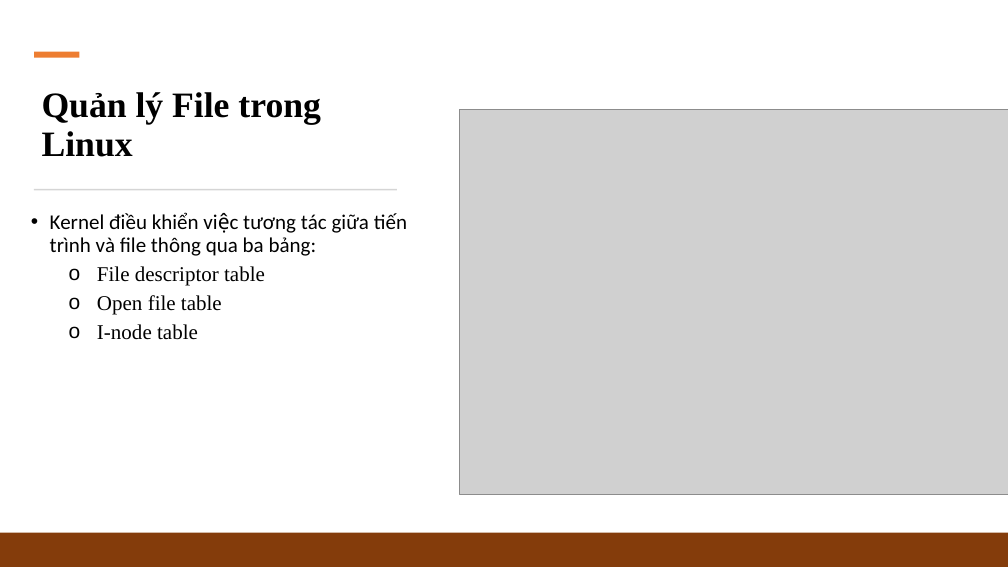
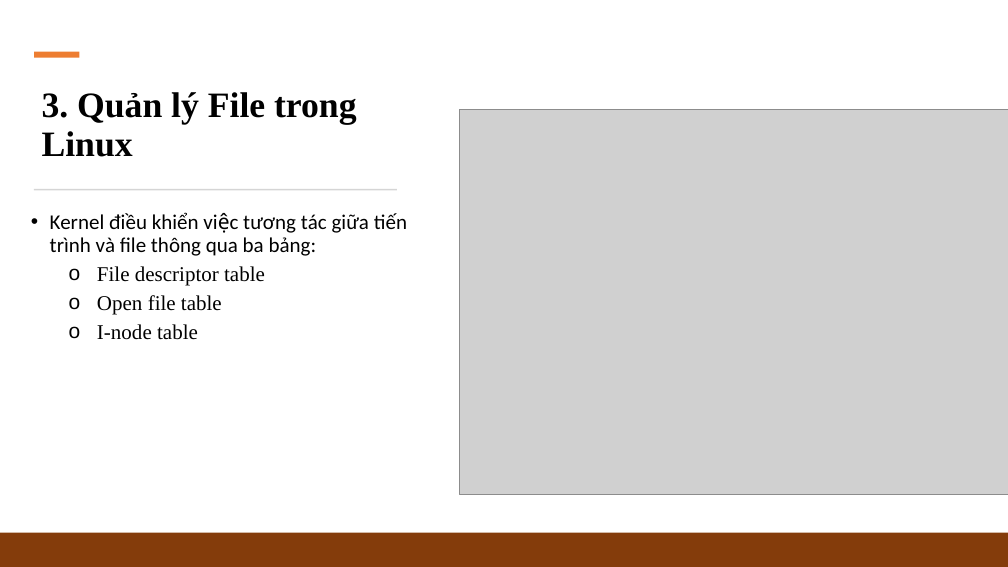
Before and after one commit to Slayder97/Linux-Programming-N-System, a slide deck: slide 7 of slides/2_Linux-File-System.pptx. Drawn at 1008x567 pixels with LibreOffice and Linux fonts; fonts in the diff are those of the drawing; grey boxes stand for pictures. Boxes give left, top, right and bottom in pixels: in the first picture for what was removed or moved away, otherwise in the second. Text is boxed around its words. In the diff, an @@ line names an element or a change of style, - is before the commit and + after.

Commit message:
Update Lesson2:  2_Linux-File-System

```diff
--- a/slides/2_Linux-File-System.pptx
+++ b/slides/2_Linux-File-System.pptx
@@ text at [42, 92, 357, 157]: text changed @@
-Quản lý File trong Linux
+3. Quản lý File trong Linux
```
Also in this commit, not shown: 9 other slides changed, 5 slides added, 16 other files.
